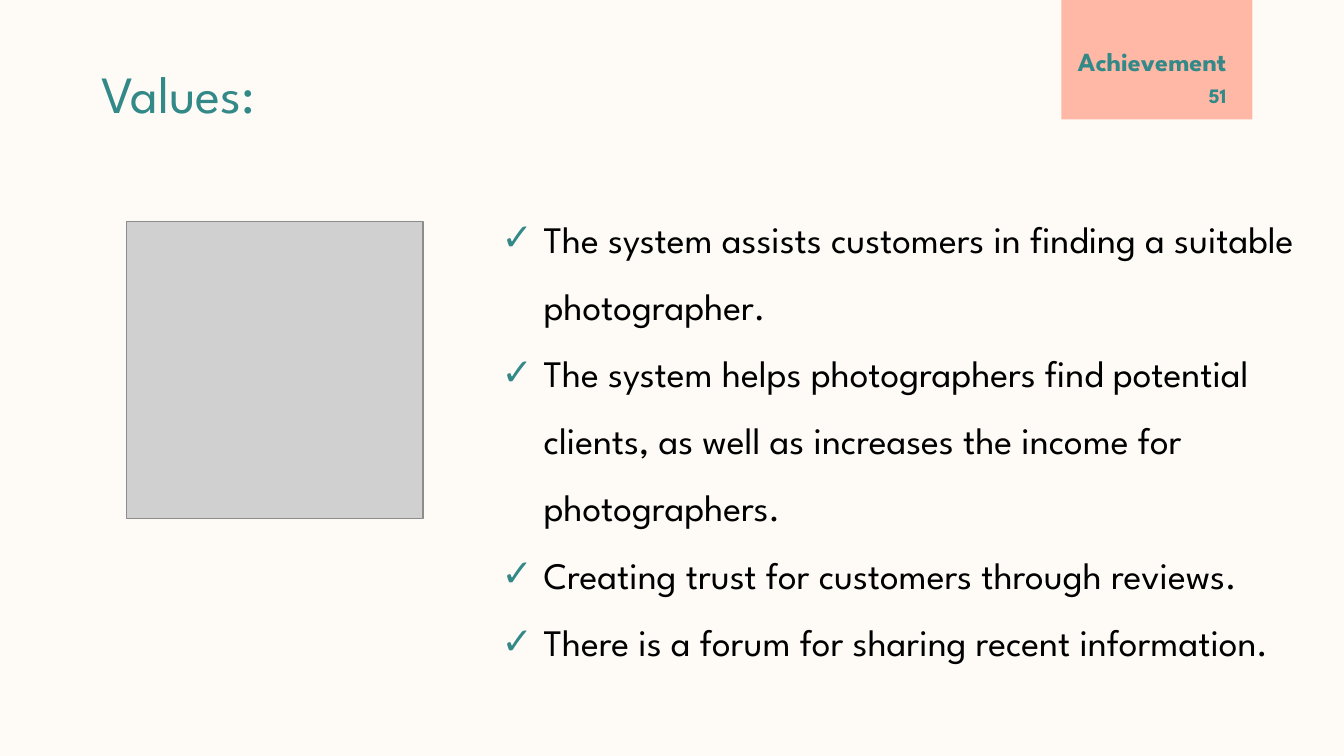
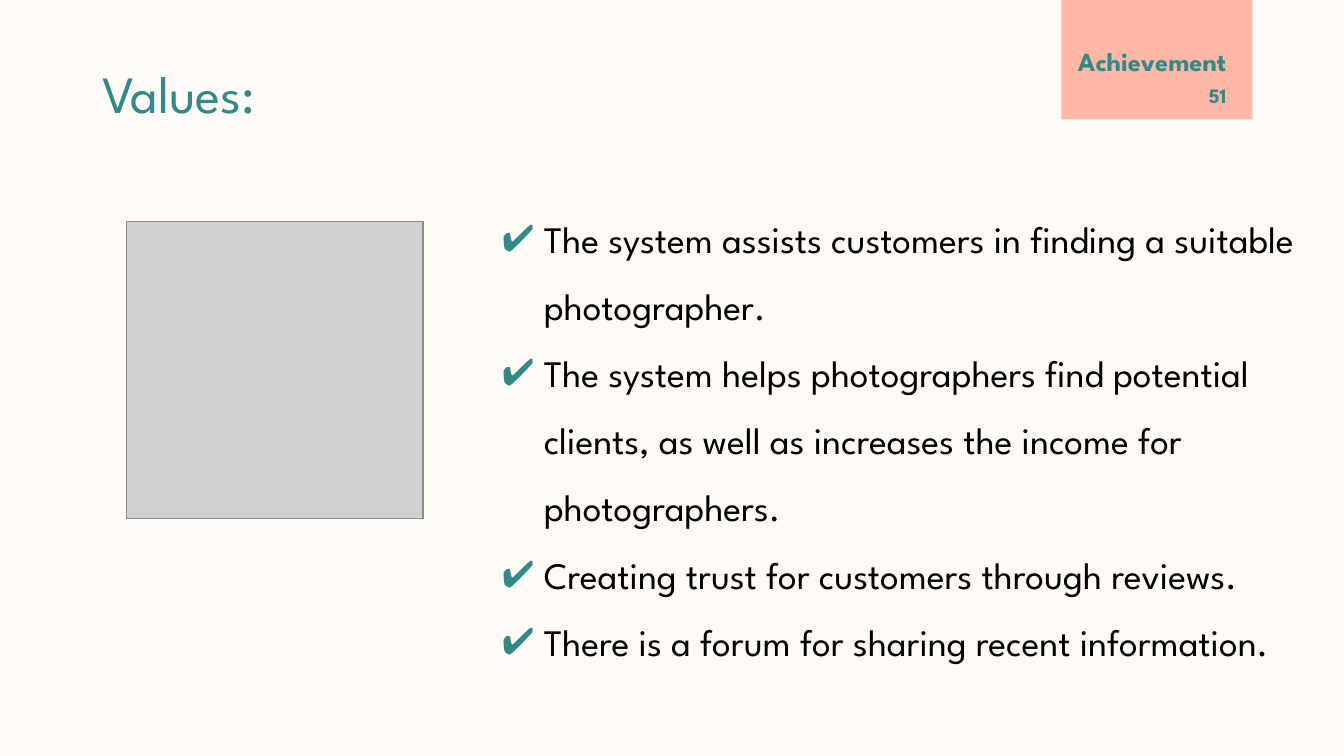
Before and after one commit to thienthao/pbs, a slide deck: slide 51 of Documents/reports/submit/final_present.pptx. Drawn at 1344x756 pixels with LibreOffice and Linux fonts; fonts in the diff are those of the drawing; grey boxes stand for pictures. Boxes give left, top, right and bottom in pixels: in the first picture for what was removed or moved away, otherwise in the second. Text is boxed around its words. In the diff, an @@ line names an element or a change of style, - is before the commit and + after.

```diff
--- a/Documents/reports/submit/final_present.pptx
+++ b/Documents/reports/submit/final_present.pptx
@@ background #FDF3E5 at 30% opacity to #FDF3E5 at 29% opacity @@
@@ text "The system assists customers in ..." at box(544, 227, 1293, 665): bullet ✓ to ✔ @@
```
Also in this commit, not shown: 73 other slides changed, 11 other files.
